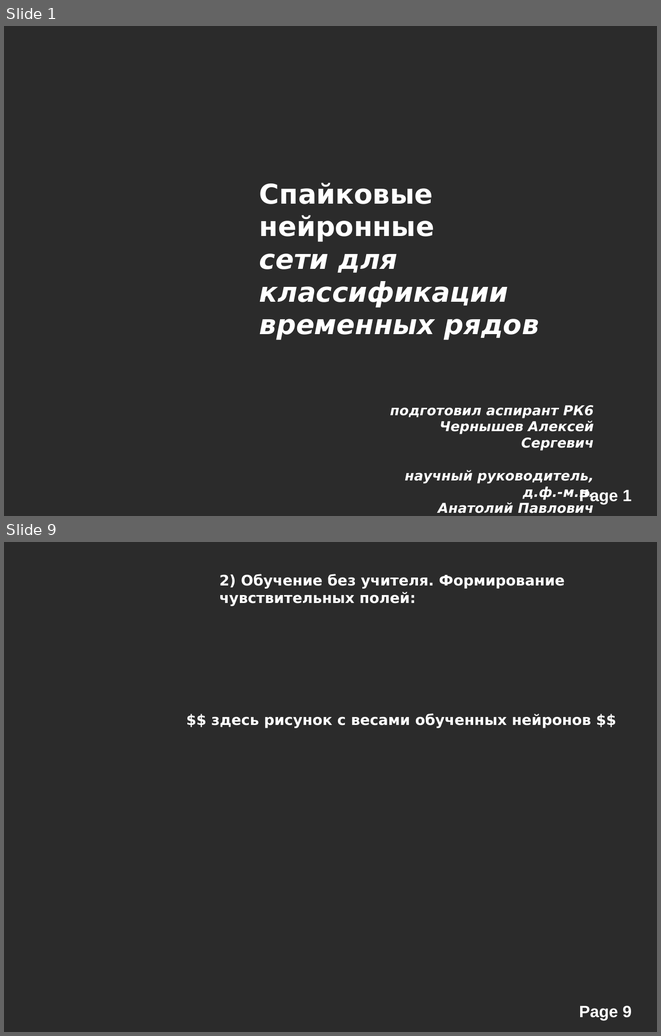
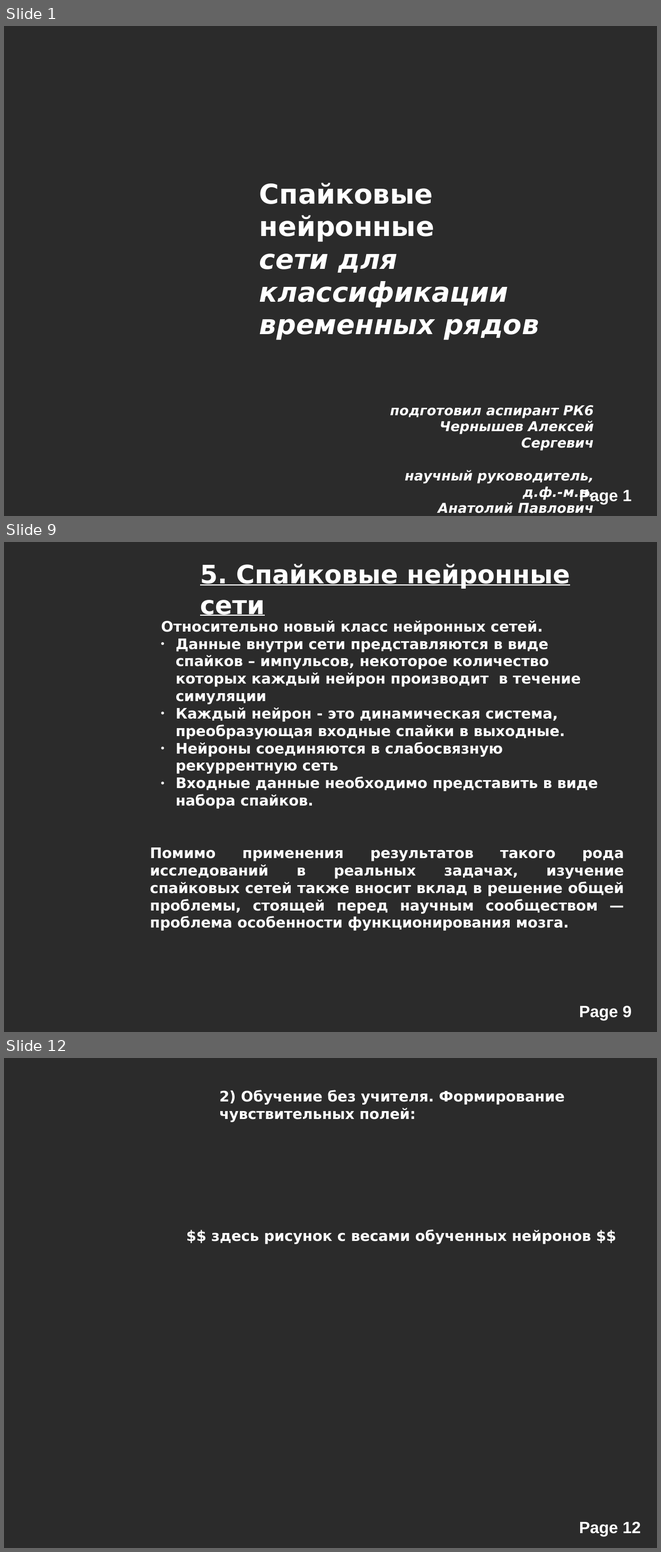
Before and after one commit to alexeyche/alexeyche-junk, a slide deck: cns/doc/conf.ppt. Shown one above the other, each under a label of ours: slides 1 and 9 before the commit, slides 1, 9 and 12 after it; the slides between them are not shown. The pictures are 661x1036 and 661x1552 pixels, drawn with LibreOffice and Linux fonts; fonts in the diff are those of the drawing; background and template pictures are left out; a plain dark background stands for a picture behind light text. Boxes give left, top, right and bottom in pixels: in the first picture for what was removed or moved away, otherwise in the second. Text is boxed around its words. In the diff, an @@ line names an element or a change of style, - is before the commit and + after.

```diff
--- a/cns/doc/conf.ppt
+++ b/cns/doc/conf.ppt
@@ slide 9 added at [4,542,657,1032], background picture (left out); not listed: 1 template element that a slide beside it also shows @@
@@ text added at [200,564,570,616], 28 pt, text #FFFFFF, bold, underline @@
+5. Спайковые нейронные сети
@@ text added at [161,620,598,809], 16 pt, text #FFFFFF, bold @@
+Относительно новый класс нейронных сетей.
+● Данные внутри сети представляются в виде спайков – импульсов, некоторое количество которых каждый нейрон производит в течение симуляции
+● Каждый нейрон - это динамическая система, преобразующая входные спайки в выходные.
+● Нейроны соединяются в слабосвязную рекуррентную сеть
+● Входные данные необходимо представить в виде набора спайков.
@@ text added at [150,847,624,930], 16 pt, text #FFFFFF, bold @@
+Помимо применения результатов такого рода исследований в реальных задачах, изучение спайковых сетей также вносит вклад в решение общей проблемы, стоящей перед научным сообществом — проблема особенности функционирования мозга.
@@ what was slide 9 is now slide 12 @@
@@ page number at [579,1521,641,1536]: text changed @@
-Page 9
+Page 12
```
Also in this commit, not shown: 6 slides changed, 5 other slides added, 2 slides removed, 35 other files.
